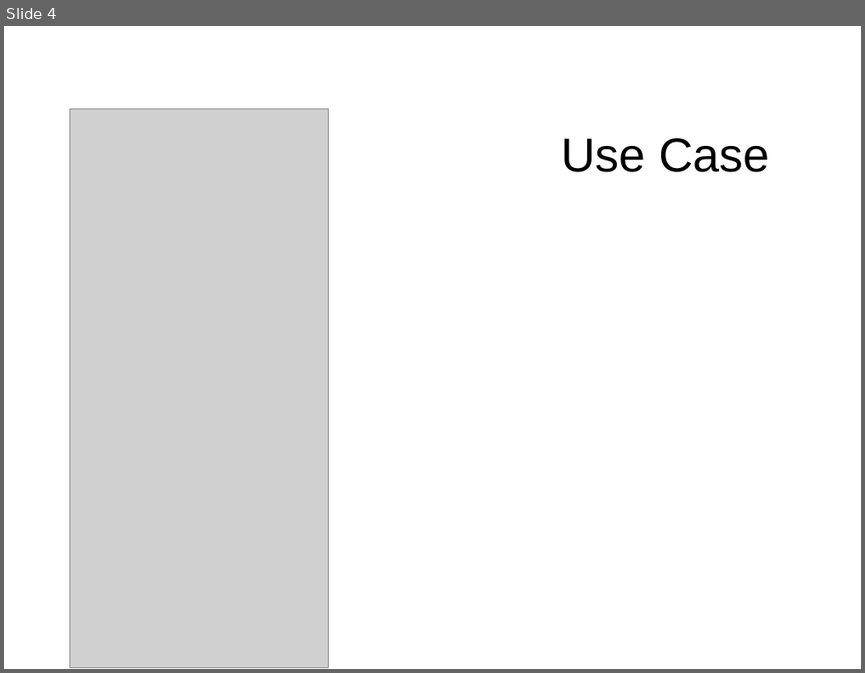
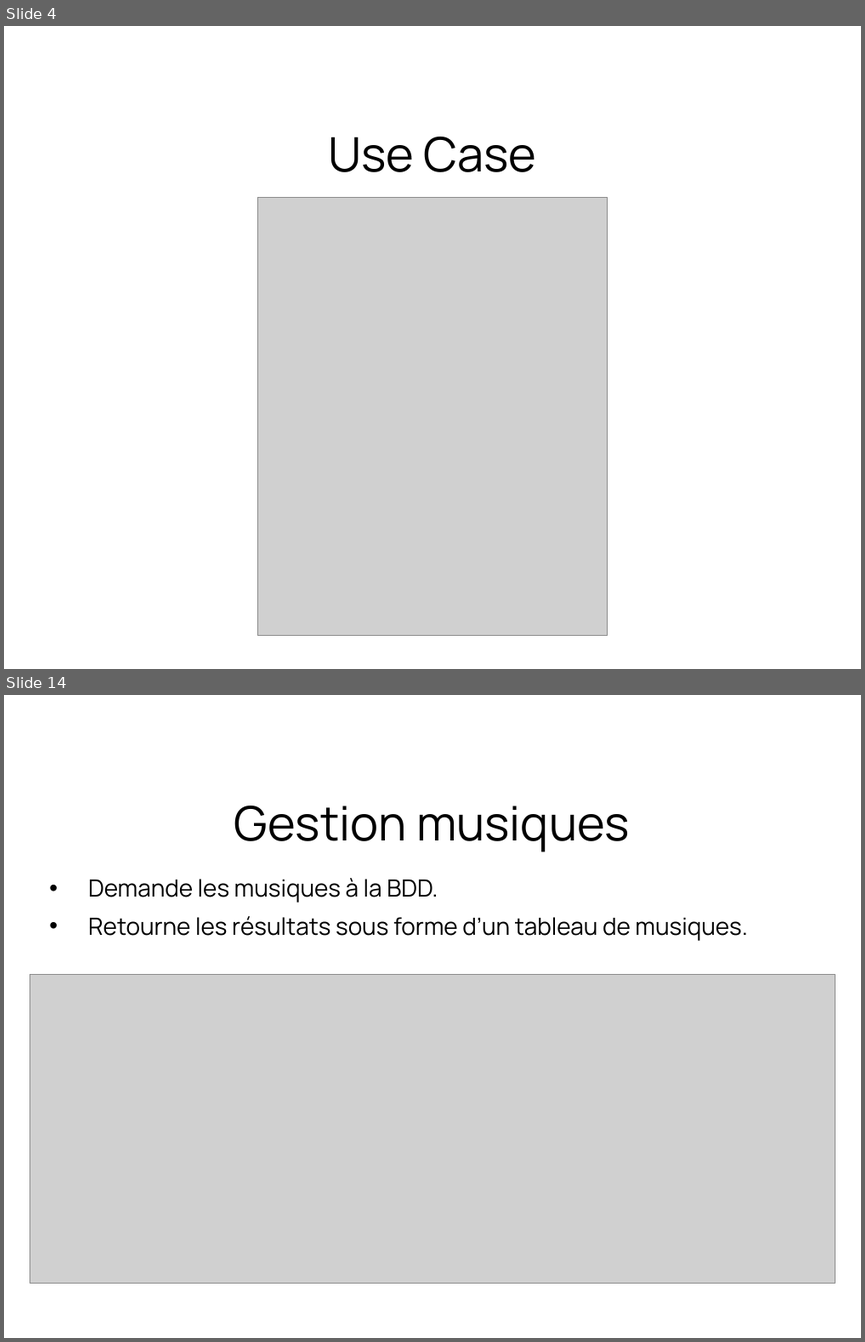
Before and after one commit to Manonrtnt/Rezeed, a slide deck: sql/redeez.odp. Shown one above the other, each under a label of ours: slide 4 before the commit, slides 4 and 14 after it; the slides between them are not shown. The pictures are 865x673 and 865x1342 pixels, drawn with LibreOffice and Linux fonts; fonts in the diff are those of the drawing; grey boxes stand for pictures; background and template pictures are left out. Boxes give left, top, right and bottom in pixels: in the first picture for what was removed or moved away, otherwise in the second. Text is boxed around its words. In the diff, an @@ line names an element or a change of style, - is before the commit and + after.

```diff
--- a/sql/redeez.odp
+++ b/sql/redeez.odp
@@ slide 14 added at (4,695,861,1338), background #FFFFFF @@
@@ title added at (234,805,630,852), 44 pt, text #000000 @@
+Gestion musiques
@@ text added at (88,878,747,941), 22 pt, text #000000 @@
+• Demande les musiques à la BDD.
+• Retourne les résultats sous forme d’un tableau de musiques.
@@ picture added at (30,974,834,1283) @@
@@ slide 4 changed as well @@
@@ title "Use Case" at (328,136,536,172): font Arial to Manrope @@
@@ picture: place and size @@
-picture at (70,108,328,668)
+picture at (257,197,608,635)
```
Also in this commit, not shown: 2 other slides changed, 10 other slides added, 1 slide removed, 13 other files.
